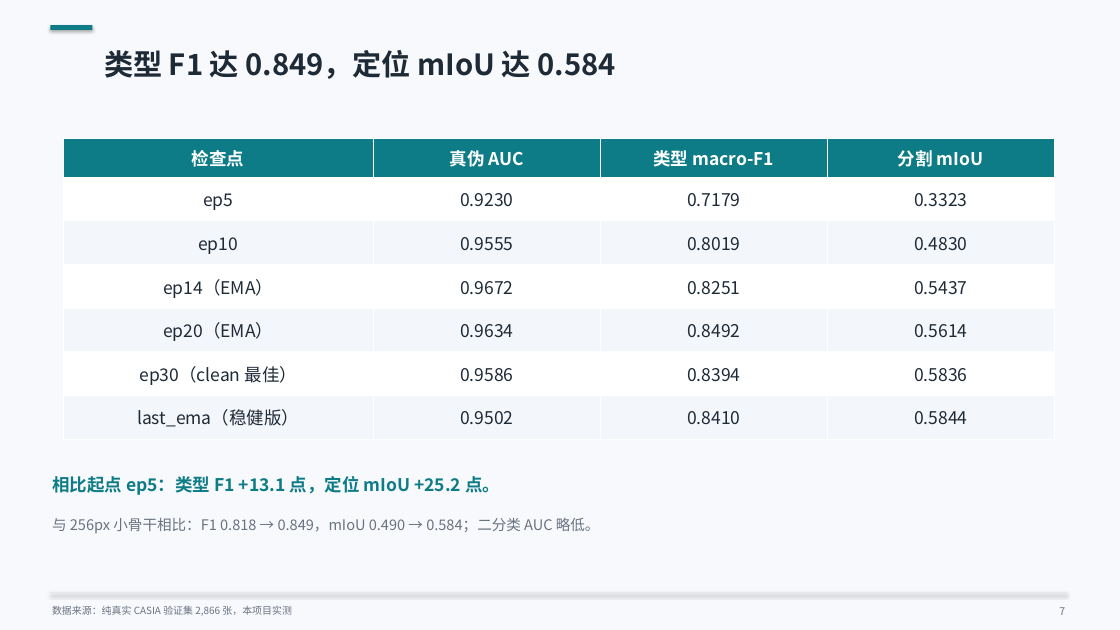
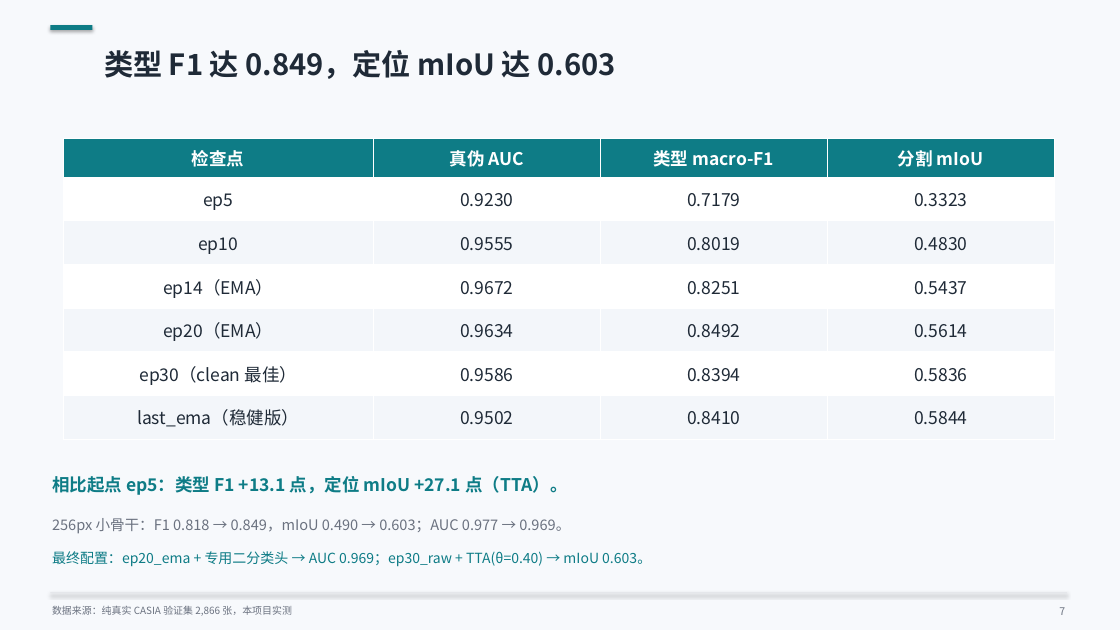
Before and after one commit to changest/Image-Tampering-Detection-3.0, a slide deck: slide 7 of paper/FBFN_v3.0_答辩.pptx. Drawn at 1120x630 pixels with LibreOffice and Linux fonts; fonts in the diff are those of the drawing. Boxes give left, top, right and bottom in pixels: in the first picture for what was removed or moved away, otherwise in the second. Text is boxed around its words. In the diff, an @@ line names an element or a change of style, - is before the commit and + after.

Commit message:
答辩材料同步最终数字：AUC 0.969、mIoU 0.603（TTA）、Demo 99.9%

```diff
--- a/paper/FBFN_v3.0_答辩.pptx
+++ b/paper/FBFN_v3.0_答辩.pptx
@@ text at box(104, 50, 616, 79): text changed @@
-类型 F1 达 0.849，定位 mIoU 达 0.584
+类型 F1 达 0.849，定位 mIoU 达 0.603
@@ text at box(52, 476, 567, 495): text changed @@
-相比起点 ep5：类型 F1 +13.1 点，定位 mIoU +25.2 点。
+相比起点 ep5：类型 F1 +13.1 点，定位 mIoU +27.1 点（TTA）。
@@ text at box(52, 518, 570, 534): text changed @@
-与 256px 小骨干相比：F1 0.818 → 0.849，mIoU 0.490 → 0.584；二分类 AUC 略低。
+256px 小骨干：F1 0.818 → 0.849，mIoU 0.490 → 0.603；AUC 0.977 → 0.969。
@@ text added at box(52, 551, 651, 567), 12 pt, text #0E7C86 @@
+最终配置：ep20_ema + 专用二分类头 → AUC 0.969；ep30_raw + TTA(θ=0.40) → mIoU 0.603。
```
Also in this commit, not shown: 3 other slides changed, 9 other files.
